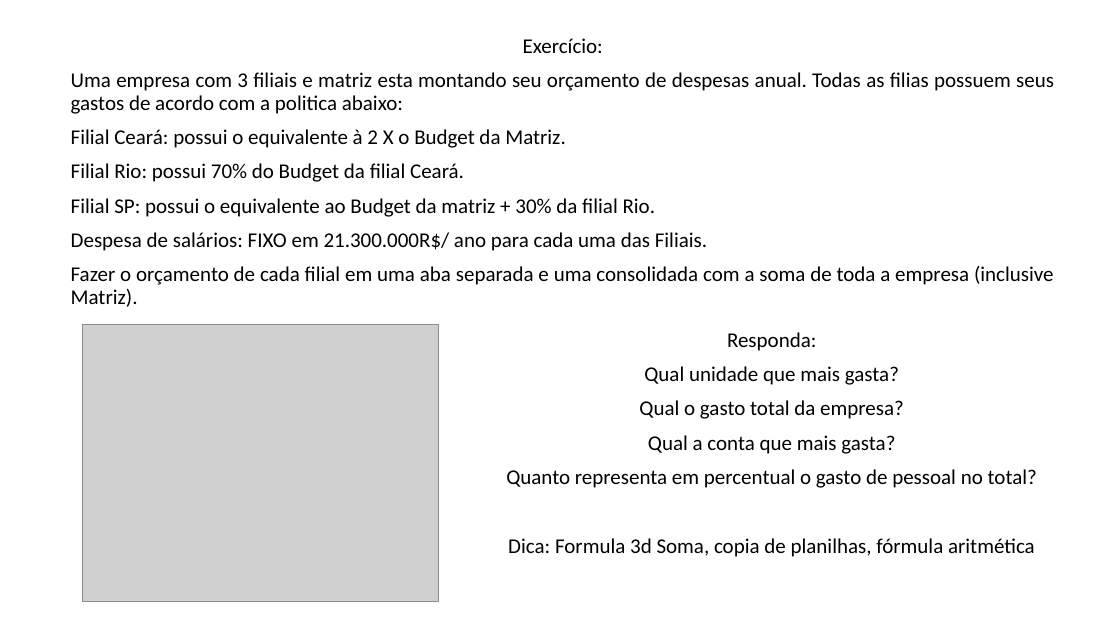
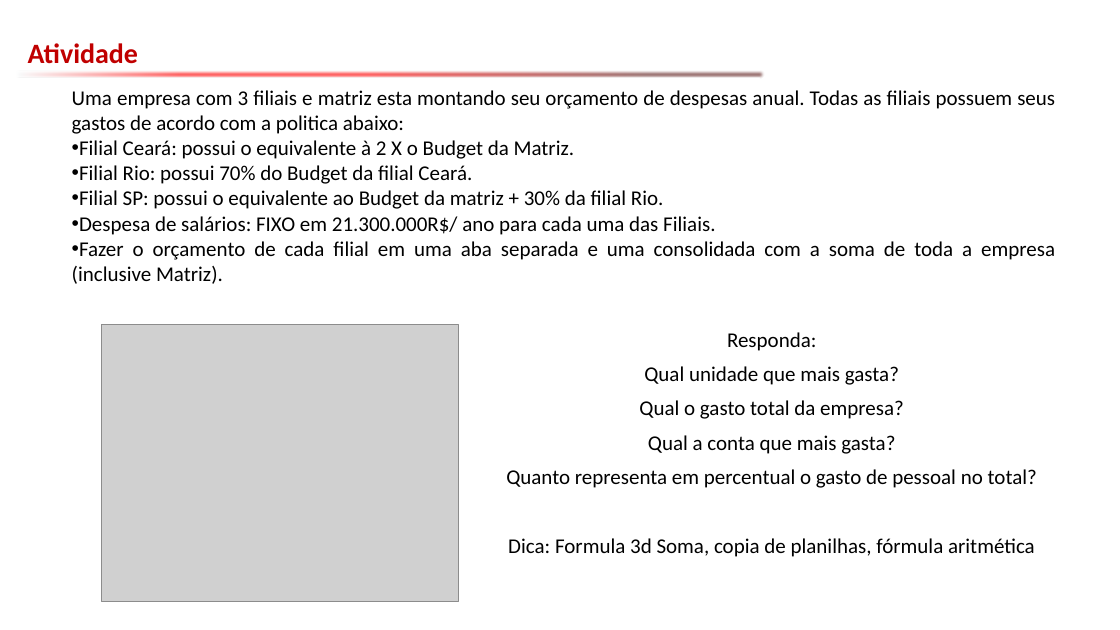
Before and after one commit to emerson-fenrir/Excel_Basico, a slide deck: slide 38 of Aula2.pptx (slide 31 before the commit). Drawn at 1120x630 pixels with LibreOffice and Linux fonts; fonts in the diff are those of the drawing; grey boxes stand for pictures; background and template pictures are left out. Boxes give left, top, right and bottom in pixels: in the first picture for what was removed or moved away, otherwise in the second. Text is boxed around its words. In the diff, an @@ line names an element or a change of style, - is before the commit and + after.

```diff
--- a/Aula2.pptx
+++ b/Aula2.pptx
@@ text added at (x1=28, y1=43, x2=139, y2=64), 24 pt, text #C00000, bold @@
+Atividade
@@ right arrow added at (x1=16, y1=68, x2=765, y2=81), fill gradient #F6FBFC to #FF0000 to #632523 @@
@@ subtitle "Uma empresa com 3 filiais ..." moved from (x1=71, y1=38, x2=1054, y2=285) to (x1=72, y1=90, x2=1055, y2=284) @@
@@ subtitle at (x1=72, y1=90, x2=1055, y2=134): text changed @@
-Exercício:
-Uma empresa com 3 filiais e matriz esta montando seu orçamento de despesas anual. Todas as filias possuem seus gastos de acordo com a politica abaixo:
+Uma empresa com 3 filiais e matriz esta montando seu orçamento de despesas anual. Todas as filiais possuem seus gastos de acordo com a politica abaixo:
@@ subtitle at (x1=72, y1=140, x2=1055, y2=284): bullet none to •; line spacing 0.9 to 1; less space between paragraphs @@
@@ picture moved from (x1=82, y1=325, x2=439, y2=602) to (x1=102, y1=325, x2=459, y2=602) @@
```
Also in this commit, not shown: 32 other slides changed, 11 slides added, 3 slides removed, 2 other files.
